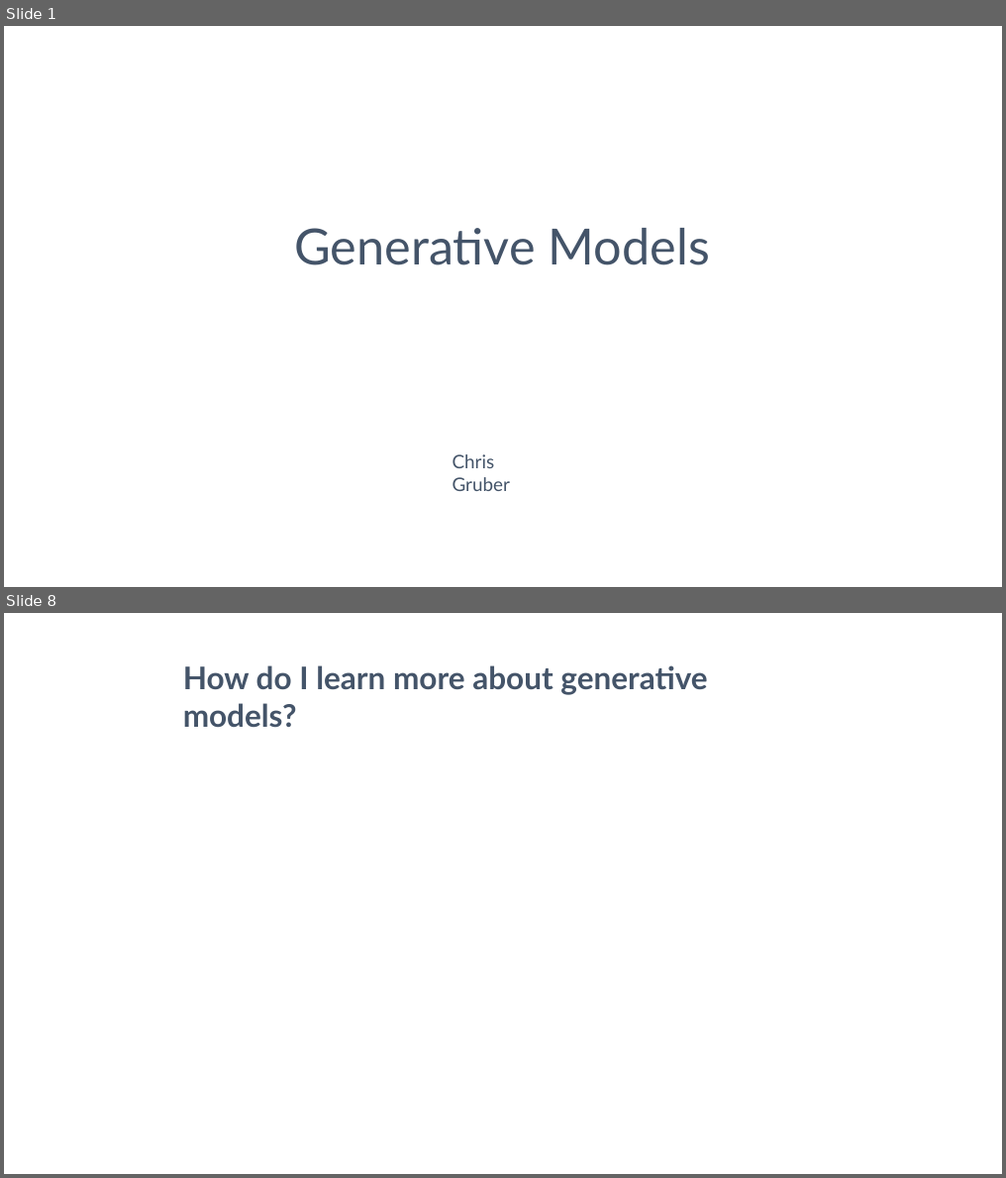
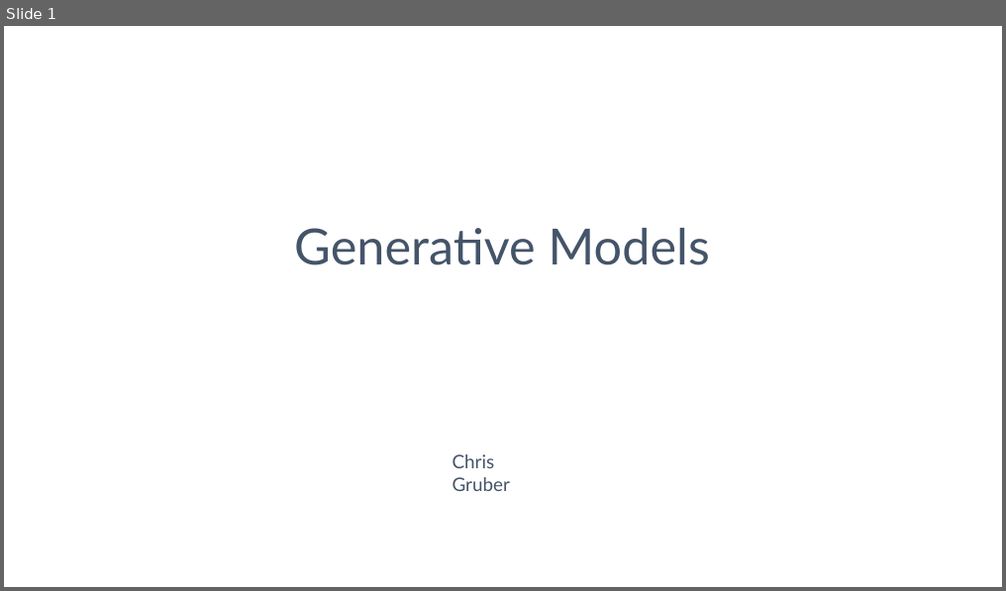
Before and after one commit to ChristopherGruber/Generative_Models, a slide deck: Generative_Models.odp. Shown one above the other, each under a label of ours: slides 1 and 8 before the commit, slide 1 after it; the slides between them are not shown. The pictures are 1006x1178 and 1006x591 pixels, drawn with LibreOffice and Linux fonts; fonts in the diff are those of the drawing. Boxes give left, top, right and bottom in pixels: in the first picture for what was removed or moved away, otherwise in the second. Text is boxed around its words. In the diff, an @@ line names an element or a change of style, - is before the commit and + after.

```diff
--- a/Generative_Models.odp
+++ b/Generative_Models.odp
@@ slide 8 removed at [4,613,1002,1174], background #FFFFFF @@
@@ text removed at [183,665,707,728] @@
-How do I learn more about generative models?
```
Also in this commit, not shown: 5 slides changed, 5 slides added, 3 other slides removed, 2 other files.
